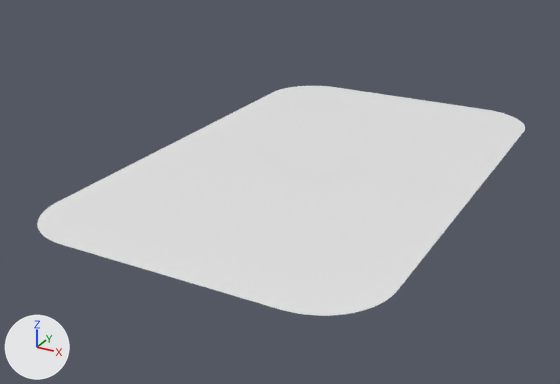
Before and after pictures for a commit that changed the Blender file Assets/Models/Blender Models/Ground/ground.blend.
The view is the same before and after, from a 50 mm lens placed at (2.48, -5.1, 2.23), pointed at (-0.14, -0.33, -0.15). The lights are fixed; the arrows at lower left show +X, +Y and +Z.

Script lines for the objects in view, before the commit:
```python
me_plane_001 = bpy.data.meshes.new('Plane.001')
me_plane_001.from_pydata([(-1.25, -0.05, 0.0), (1.25, -0.05, 0.0), (-1.25, 0.05, 0.0), (1.25, 0.05, 0.0)], [], [(0, 1, 3, 2)])
me_plane_003 = bpy.data.meshes.new('Plane.003')
me_plane_003.from_pydata(...)  # 56 vertices, 1 face; spans x -1.25..1.25, y -2.0..2.0, z 0.0
me_plane_004 = bpy.data.meshes.new('Plane.004')
me_plane_004.from_pydata(...)  # 40 vertices, 1 face; spans x -0.3..0.3, y -0.3..0.3, z 0.002
ob_circle = bpy.data.objects.new('Circle', me_plane_004)
ob_circle.location = (0.0, 0.0, 0.0)
ob_ground = bpy.data.objects.new('Ground', me_plane_003)
ob_ground.location = (0.0, 0.0, 0.0)
ob_line = bpy.data.objects.new('Line', me_plane_001)
ob_line.location = (0.0, 0.0, 0.0)
```
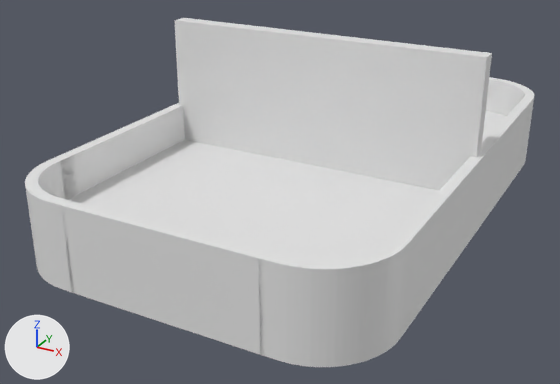
Pixel boxes [x1, y1, x2, y2] of what changed, in the pictures (560 x 384 px):
'Ground Line Separator', added: after [174, 18, 492, 190]
'Bottom Edge', added: after [61, 201, 266, 357]
'Bottom Right Edge', added: after [259, 231, 417, 367]
'Right Edge', added: after [403, 102, 533, 332]
'Left Edge', added: after [61, 103, 185, 199]
'Bottom Left Edge', added: after [25, 154, 77, 293]
'Circle', rescaled: before [278, 149, 356, 178]; after [274, 158, 350, 179]
'Top RIght Edge', added: after [486, 77, 534, 168]
'Ground', unchanged, covered by the edit: before [37, 86, 525, 316]; after [69, 111, 507, 261]
'Line', unchanged, covered by the edit: before [182, 135, 476, 196]

The change, as a diff of the scene's bpy script:
```diff
--- a/Assets/Models/Blender Models/Ground/ground.blend.py
+++ b/Assets/Models/Blender Models/Ground/ground.blend.py
@@ cu_ground_curve @@
+cu_ground_curve = bpy.data.curves.new('Ground Curve', 'CURVE')
+cu_ground_curve.dimensions = '3D'
+_sp = cu_ground_curve.splines.new('POLY'); _sp.points.add(55)
+_sp.points.foreach_set('co', [-1.25, -1.527, 0.0, 0.0, -1.247, -1.584, 0.0, 0.0, -1.236, -1.64, 0.0, 0.0, -1.219, -1.695, 0.0, 0.0, -1.196, -1.747, 0.0, 0.0, -1.166, -1.796, 0.0, 0.0, -1.131, -1.841, 0.0, 0.0, -1.091, -1.881, 0.0, 0.0, -1.046, -1.916, 0.0, 0.0, -0.997, -1.946, 0.0, 0.0, -0.945, -1.969, 0.0, 0.0, -0.89, -1.986, 0.0, 0.0, -0.834, -1.997, 0.0, 0.0, -0.777, -2.0, 0.0, 0.0, 0.777, -2.0, 0.0, 0.0, 0.834, -1.997, 0.0, 0.0, 0.89, -1.986, 0.0, 0.0, 0.945, -1.969, 0.0, 0.0, 0.997, -1.946, 0.0, 0.0, 1.046, -1.916, 0.0, 0.0, 1.091, -1.881, 0.0, 0.0, 1.131, -1.841, 0.0, 0.0, 1.166, -1.796, 0.0, 0.0, 1.196, -1.747, 0.0, 0.0, 1.219, -1.695, 0.0, 0.0, 1.236, -1.64, 0.0, 0.0, 1.247, -1.584, 0.0, 0.0, 1.25, -1.527, 0.0, 0.0, 1.25, 1.527, 0.0, 0.0, 1.247, 1.584, 0.0, 0.0, 1.236, 1.64, 0.0, 0.0, 1.219, 1.695, 0.0, 0.0, 1.196, 1.747, 0.0, 0.0, 1.166, 1.796, 0.0, 0.0, 1.131, 1.841, 0.0, 0.0, 1.091, 1.881, 0.0, 0.0, 1.046, 1.916, 0.0, 0.0, 0.997, 1.946, 0.0, 0.0, 0.945, 1.969, 0.0, 0.0, 0.89, 1.986, 0.0, 0.0, 0.834, 1.997, 0.0, 0.0, 0.777, 2.0, 0.0, 0.0, -0.777, 2.0, 0.0, 0.0, -0.834, 1.997, 0.0, 0.0, -0.89, 1.986, 0.0, 0.0, -0.945, 1.969, 0.0, 0.0, -0.997, 1.946, 0.0, 0.0, -1.046, 1.916, 0.0, 0.0, -1.091, 1.881, 0.0, 0.0, -1.131, 1.841, 0.0, 0.0, -1.166, 1.796, 0.0, 0.0, -1.196, 1.747, 0.0, 0.0, -1.219, 1.695, 0.0, 0.0, -1.236, 1.64, 0.0, 0.0, -1.247, 1.584, 0.0, 0.0, -1.25, 1.527, 0.0, 0.0])
+_sp.order_v = 0
+_sp.resolution_v = 0
+_sp.use_cyclic_u = True
+_sp.use_smooth = False
+cu_ground_curve.use_path_clamp = True
+cu_ground_curve.fill_mode = 'FULL'
@@ ob_circle @@
 ob_circle.location = (0.0, 0.0, 0.0)
+ob_circle.scale = (1.1, 1.1, 1.0)
@@ ob_top_right_edge @@
+ob_top_right_edge = bpy.data.objects.new('Top RIght Edge', me_cube)  # 104 vertices, 102 faces; spans x -1.0..1.0, y 0.0..2.0, z -1.0..1.0; modifiers CURVE
+ob_top_right_edge.location = (0.001, 5.968, 0.0)
+ob_top_right_edge.scale = (0.3, 0.5, 0.04)
@@ ob_ground_curve @@
+ob_ground_curve = bpy.data.objects.new('Ground Curve', cu_ground_curve)
+ob_ground_curve.location = (0.0, 0.0, 0.0)
@@ ob_right_edge @@
+ob_right_edge = bpy.data.objects.new('Right Edge', me_cube.copy())  # modifiers CURVE
+ob_right_edge.location = (0.0, 3.097, 0.0)
+ob_right_edge.scale = (0.3, 1.5, 0.04)
@@ ob_left_edge @@
+ob_left_edge = bpy.data.objects.new('Left Edge', me_cube.copy())  # modifiers CURVE
+ob_left_edge.location = (0.0, -3.0, 0.0)
+ob_left_edge.scale = (0.3, 1.5, 0.04)
@@ ob_bottom_right_edge @@
+ob_bottom_right_edge = bpy.data.objects.new('Bottom Right Edge', me_cube.copy())  # modifiers CURVE
+ob_bottom_right_edge.location = (0.001, 2.188, 0.0)
+ob_bottom_right_edge.scale = (0.3, 0.5, 0.04)
@@ ob_bottom_left_edge @@
+ob_bottom_left_edge = bpy.data.objects.new('Bottom Left Edge', me_cube.copy())  # modifiers CURVE
+ob_bottom_left_edge.location = (0.001, -0.151, 0.0)
+ob_bottom_left_edge.scale = (0.3, 0.5, 0.04)
@@ ob_bottom_edge @@
+ob_bottom_edge = bpy.data.objects.new('Bottom Edge', me_cube.copy())  # modifiers CURVE
+ob_bottom_edge.location = (0.0, 0.826, 0.0)
+ob_bottom_edge.scale = (0.3, 0.7, 0.04)
@@ ob_ground_line_separator @@
+ob_ground_line_separator = bpy.data.objects.new('Ground Line Separator', me_plane_005)  # a box spanning x -1.25..1.25, y -0.06..0.06, z 0.0..1.0
+ob_ground_line_separator.location = (0.0, 0.0, 0.0)
```
